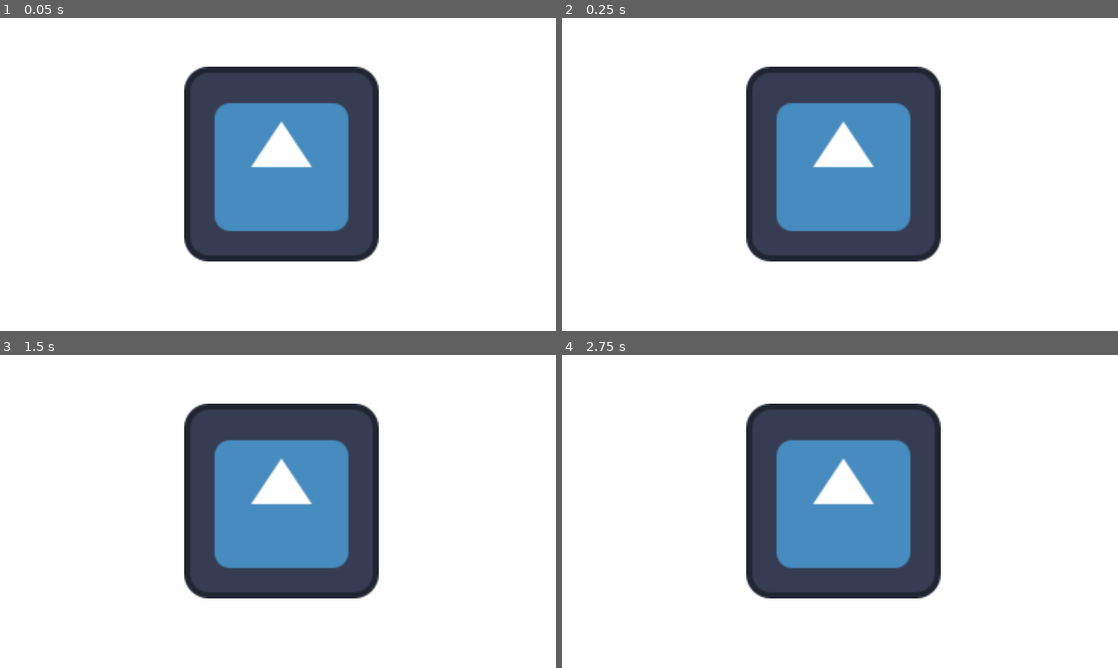
Above: before the commit, frames 1-4 (two rows, left to right).
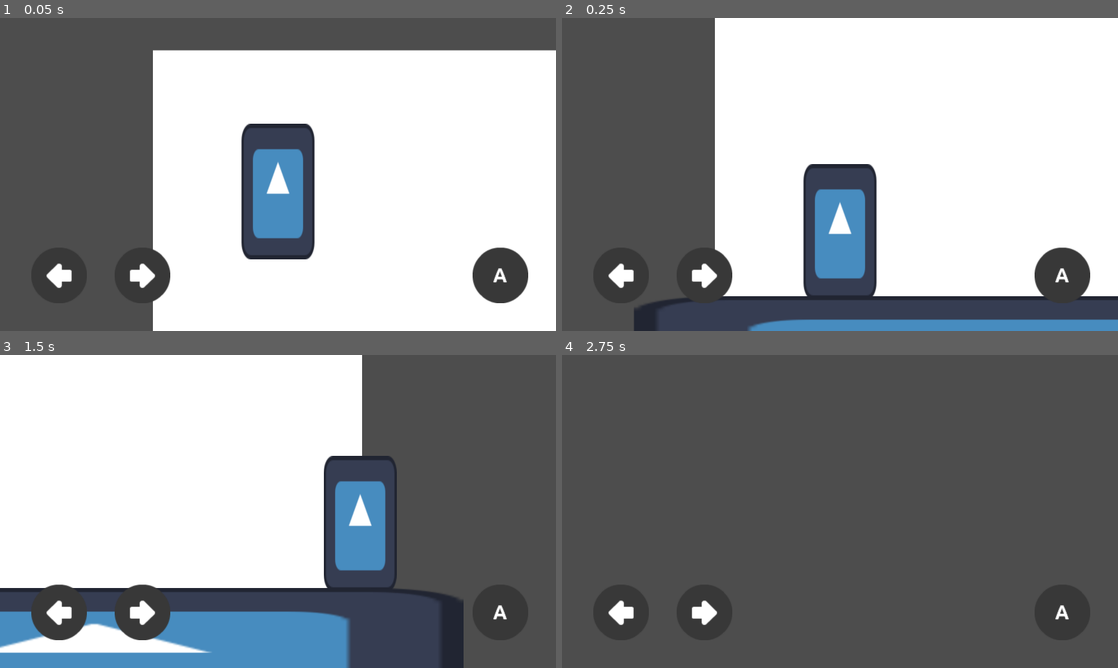
Above: after the commit, the same moments.

Repository: yoistan/Sustainable-Dash-Goals
Game: Godot game, scene res://SCENES/main.tscn
The game is run twice, just before and just after one commit, with the same random seed, the same clock (stepped at 60 frames per second) and the same inputs. The engine's default icon, where the game draws it, is replaced by a stand-in: a white triangle on a blue panel in a dark square.
Inputs:
- Up to frame 1 (0.05 s): no input
- Up to frame 2 (0.25 s): no input
- Up to frame 3 (1.5 s): hold D (move_right, bound only after the commit) from 0.53 s (still down)
- Up to frame 4 (2.75 s): release D (move_right, bound only after the commit) at 2.03 s; hold A (move_left, bound only after the commit) from 2.03 s (still down)

The runs differ from the first frame. In frame 1, 56% of the frame differs, in the area x 0-100%, y 0-100%; in frame 2, 58%; in frame 3, 66%; in frame 4, 91%.

Commit message:
added player and camera movement + touch controls

Diff:
--- /dev/null
+++ b/SCENES/AREAS/area_2_Rizal_Lobby.tscn
@@ -0,0 +1,3 @@
+[gd_scene format=3 uid="uid://ba7w77h0uutar"]
+
+[node name="Area2RizalLobby" type="Node"]
--- /dev/null
+++ b/SCENES/CHARACTERS/dash.tscn
@@ -0,0 +1,18 @@
+[gd_scene load_steps=4 format=3 uid="uid://drmpfqi10hj1l"]
+
+[ext_resource type="Texture2D" uid="uid://cpepodmlxqkl3" path="res://icon.svg" id="1_6jucp"]
+[ext_resource type="Script" uid="uid://bvcl7w01armac" path="res://SCRIPTS/CHARACTERS/player_movement.gd" id="1_82tok"]
+
+[sub_resource type="CapsuleShape2D" id="CapsuleShape2D_82tok"]
+radius = 21.0
+height = 78.0
+
+[node name="Dash" type="CharacterBody2D"]
+script = ExtResource("1_82tok")
+
+[node name="Sprite2D" type="Sprite2D" parent="."]
+scale = Vector2(0.328125, 0.609375)
+texture = ExtResource("1_6jucp")
+
+[node name="CollisionShape2D" type="CollisionShape2D" parent="."]
+shape = SubResource("CapsuleShape2D_82tok")
--- a/SCENES/main.tscn
+++ b/SCENES/main.tscn
@@ -1,14 +1,36 @@
-[gd_scene load_steps=2 format=3 uid="uid://cgagigbngr6d8"]
+[gd_scene load_steps=5 format=3 uid="uid://cgagigbngr6d8"]
 
 [ext_resource type="Texture2D" uid="uid://cpepodmlxqkl3" path="res://icon.svg" id="1_h741j"]
+[ext_resource type="PackedScene" uid="uid://gtu3ewkewaj3" path="res://SCENES/touch_controls.tscn" id="1_i3vxn"]
+[ext_resource type="PackedScene" uid="uid://drmpfqi10hj1l" path="res://SCENES/CHARACTERS/dash.tscn" id="1_xh1h4"]
+
+[sub_resource type="RectangleShape2D" id="RectangleShape2D_ac0l5"]
+size = Vector2(177, 20)
 
 [node name="Main" type="Node2D"]
 
-[node name="ColorRect" type="ColorRect" parent="."]
+[node name="TouchControls" parent="." instance=ExtResource("1_i3vxn")]
+
+[node name="background" type="ColorRect" parent="."]
 offset_right = 160.0
 offset_bottom = 90.0
 
-[node name="Icon" type="Sprite2D" parent="."]
-position = Vector2(81, 42)
-scale = Vector2(0.4375, 0.4375)
+[node name="Dash" parent="." instance=ExtResource("1_xh1h4")]
+position = Vector2(36, 39)
+scale = Vector2(0.5, 0.5)
+
+[node name="Camera2D" type="Camera2D" parent="Dash"]
+position = Vector2(0, -7)
+limit_smoothed = true
+position_smoothing_enabled = true
+
+[node name="temporary_platform" type="StaticBody2D" parent="."]
+
+[node name="Sprite2D" type="Sprite2D" parent="temporary_platform"]
+position = Vector2(83, 99)
+scale = Vector2(1.66016, 0.28125)
 texture = ExtResource("1_h741j")
+
+[node name="CollisionShape2D" type="CollisionShape2D" parent="temporary_platform"]
+position = Vector2(78, 92)
+shape = SubResource("RectangleShape2D_ac0l5")
--- /dev/null
+++ b/SCENES/touch_controls.tscn
@@ -0,0 +1,25 @@
+[gd_scene load_steps=4 format=3 uid="uid://gtu3ewkewaj3"]
+
+[ext_resource type="Texture2D" uid="uid://dah2wwc05yc5l" path="res://ASSETS/TOUCH CONTROLS BUTTONS/left.png" id="1_agtmr"]
+[ext_resource type="Texture2D" uid="uid://cl4cmmo8cga3d" path="res://ASSETS/TOUCH CONTROLS BUTTONS/right.png" id="2_r7ftb"]
+[ext_resource type="Texture2D" uid="uid://ch4cqy0wbitc2" path="res://ASSETS/TOUCH CONTROLS BUTTONS/interact.png" id="3_evpys"]
+
+[node name="TouchControls" type="CanvasLayer"]
+
+[node name="left" type="TouchScreenButton" parent="."]
+position = Vector2(9, 66)
+scale = Vector2(0.2, 0.2)
+texture_normal = ExtResource("1_agtmr")
+action = "move_left"
+
+[node name="right" type="TouchScreenButton" parent="."]
+position = Vector2(33, 66)
+scale = Vector2(0.2, 0.2)
+texture_normal = ExtResource("2_r7ftb")
+action = "move_right"
+
+[node name="interact" type="TouchScreenButton" parent="."]
+position = Vector2(136, 66)
+scale = Vector2(0.2, 0.2)
+texture_normal = ExtResource("3_evpys")
+action = "interact"
--- /dev/null
+++ b/SCRIPTS/CHARACTERS/player_movement.gd
@@ -0,0 +1,23 @@
+extends CharacterBody2D
+
+const SPEED = 130.0
+const JUMP_VELOCITY = -300.0
+
+# Get the gravity from the project settings to be synced with RigidBody nodes.
+var gravity = ProjectSettings.get_setting("physics/2d/default_gravity")
+
+func _physics_process(delta):
+	# Add the gravity.
+	if not is_on_floor():
+		velocity.y += gravity * delta
+
+	# Get the input direction: -1, 0, 1
+	var direction = Input.get_axis("move_left", "move_right")
+
+	# Apply movement
+	if direction:
+		velocity.x = direction * SPEED
+	else:
+		velocity.x = move_toward(velocity.x, 0, SPEED)
+
+	move_and_slide()
--- a/project.godot
+++ b/project.godot
@@ -31,6 +31,29 @@
 "res://SCRIPTS/": "yellow"
 }
 
+[input]
+
+move_left={
+"deadzone": 0.2,
+"events": [Object(InputEventKey,"resource_local_to_scene":false,"resource_name":"","device":-1,"window_id":0,"alt_pressed":false,"shift_pressed":false,"ctrl_pressed":false,"meta_pressed":false,"pressed":false,"keycode":0,"physical_keycode":65,"key_label":0,"unicode":97,"location":0,"echo":false,"script":null)
+]
+}
+move_right={
+"deadzone": 0.2,
+"events": [Object(InputEventKey,"resource_local_to_scene":false,"resource_name":"","device":-1,"window_id":0,"alt_pressed":false,"shift_pressed":false,"ctrl_pressed":false,"meta_pressed":false,"pressed":false,"keycode":0,"physical_keycode":68,"key_label":0,"unicode":100,"location":0,"echo":false,"script":null)
+]
+}
+interact={
+"deadzone": 0.2,
+"events": [Object(InputEventKey,"resource_local_to_scene":false,"resource_name":"","device":-1,"window_id":0,"alt_pressed":false,"shift_pressed":false,"ctrl_pressed":false,"meta_pressed":false,"pressed":false,"keycode":0,"physical_keycode":69,"key_label":0,"unicode":101,"location":0,"echo":false,"script":null)
+]
+}
+
+[input_devices]
+
+pointing/emulate_touch_from_mouse=true
+pointing/emulate_mouse_from_touch=false
+
 [rendering]
 
 renderer/rendering_method="mobile"
Binary file added: ASSETS/TOUCH CONTROLS BUTTONS/interact.png
Not shown, added: ASSETS/TOUCH CONTROLS BUTTONS/interact.png.import
Binary file added: ASSETS/TOUCH CONTROLS BUTTONS/left.png
Not shown, added: ASSETS/TOUCH CONTROLS BUTTONS/left.png.import
Binary file added: ASSETS/TOUCH CONTROLS BUTTONS/right.png
Not shown, added: ASSETS/TOUCH CONTROLS BUTTONS/right.png.import
Not shown, added: SCRIPTS/CHARACTERS/player_movement.gd.uid
